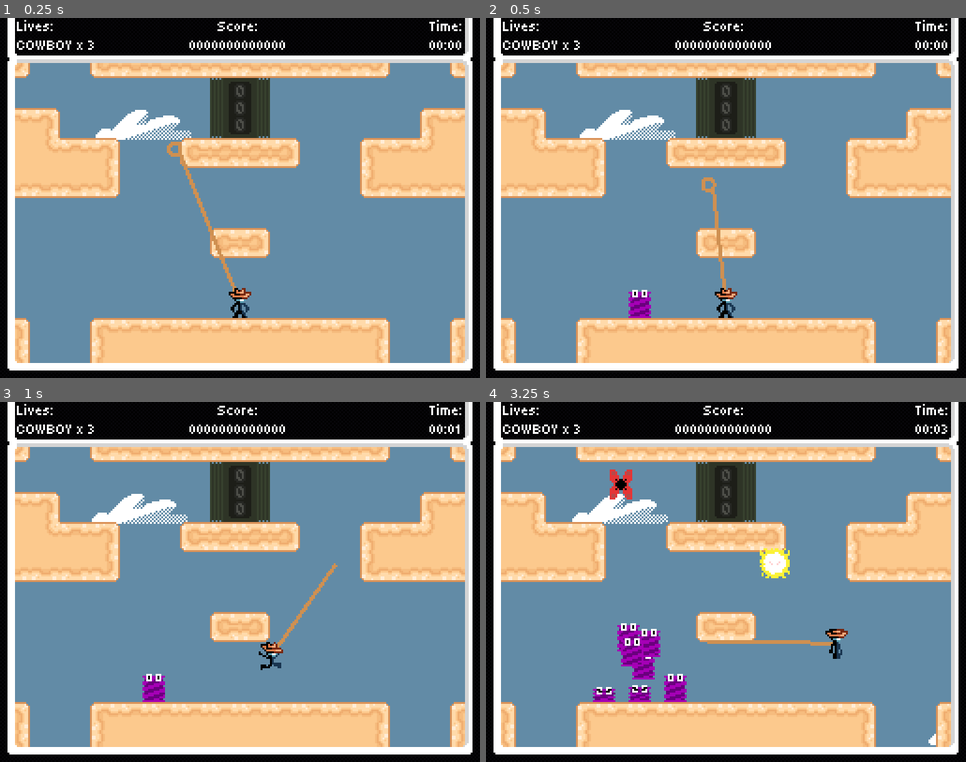
Above: before the commit, frames 1-4 (two rows, left to right).
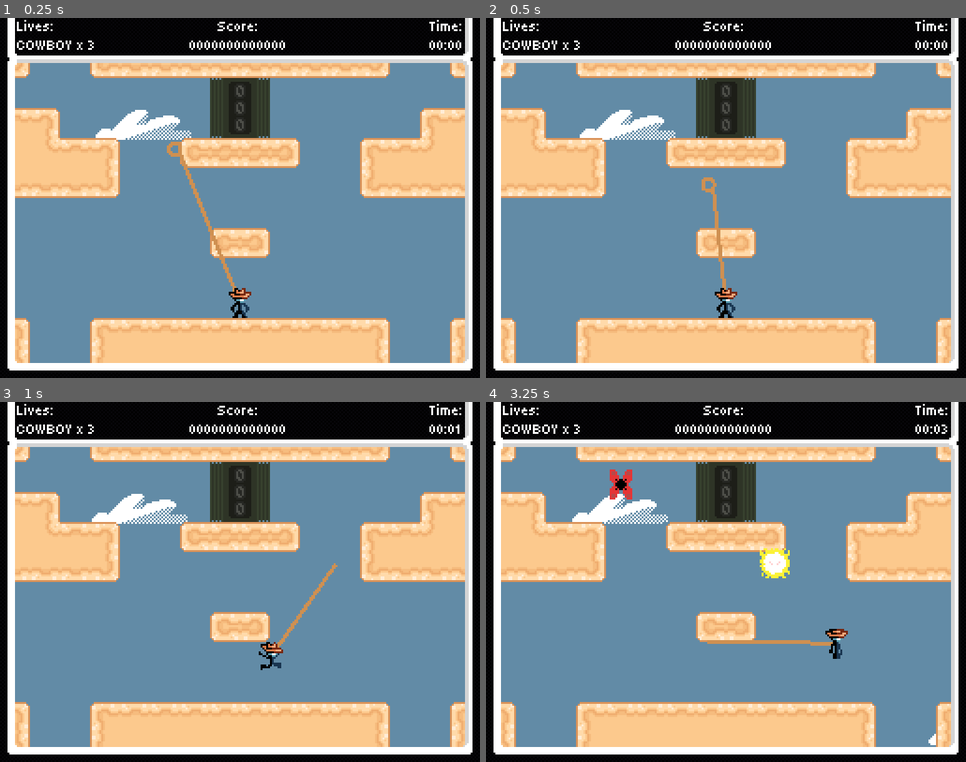
Above: after the commit, the same moments.

Repository: Jcodefox/GMTK-2025
Game: Godot game, scene res://scenes/topscenes/gameplay_topscene.tscn
Two runs of this game, one before a commit and one after it. Both use one fixed random seed, a clock stepped at 60 frames per second and the inputs below.
Inputs (mouse positions are in pixels of both pictures, inside the frame that each line leads up to):
- Up to frame 1 (0.25 s): no input
- Up to frame 2 (0.5 s): no input
- Up to frame 3 (1 s): move the mouse to (345, 564) at 0.52 s; press the mouse at (345, 564) at 0.53 s; hold D (move_right) from 0.53 s (still down); tap Space (move_jump) at 0.77 s
- Up to frame 4 (3.25 s): move the mouse to (630, 600) at 1.27 s; release the mouse at (630, 600) at 1.28 s; click (630, 600) at 1.35 s; tap Space (move_jump) at 1.52, 3.02 s; move the mouse to (774, 502) at 2.02 s; release D (move_right) at 2.03 s; press the mouse at (774, 502) at 2.03 s; hold A (move_left) 2.03-2.78 s; move the mouse to (702, 654) at 2.77 s; release the mouse at (702, 654) at 2.78 s; hold D (move_right) from 2.78 s (still down); click (702, 654) at 2.85 s

Frame 1 is identical in both runs. In frame 2, 0.3% of the frame differs, in the area x 29-35%, y 75-84%; in frame 3, 0.3%; in frame 4, 1.7%, in the area x 22-42%, y 61-84%.

Commit message:
Add even newer slingball visuals

Diff:
--- a/scenes/prefabs/slingball.tscn
+++ b/scenes/prefabs/slingball.tscn
@@ -1,9 +1,9 @@
 [gd_scene load_steps=11 format=3 uid="uid://pg1yt1laqyvb"]
 
 [ext_resource type="Script" uid="uid://c5thodh448n5l" path="res://scripts/prefabs/slingball.gd" id="1_f5sfi"]
-[ext_resource type="Texture2D" uid="uid://b6lrq1ddql3nj" path="res://assets/art/player/placeholder_slingball_large.png" id="2_cwd4i"]
 [ext_resource type="Texture2D" uid="uid://dj2khqypmgpc8" path="res://assets/art/player/slingball_small_1.png" id="2_s7pec"]
-[ext_resource type="Texture2D" uid="uid://d2ra8qcc0ahk4" path="res://assets/art/player/placeholder_slingball_medium.png" id="3_dfl16"]
+[ext_resource type="Texture2D" uid="uid://cjow5nmji2t01" path="res://assets/art/player/slingball_large_still.png" id="2_ywjc4"]
+[ext_resource type="Texture2D" uid="uid://r2s6ir0qi0xu" path="res://assets/art/player/slingball_medium_still.png" id="3_cwd4i"]
 [ext_resource type="Texture2D" uid="uid://bf8f3qgfeat3k" path="res://assets/art/player/slingball_small_2.png" id="3_v1axe"]
 [ext_resource type="Texture2D" uid="uid://ykbfx41naaiv" path="res://assets/art/player/slingball_small_3.png" id="4_ywjc4"]
 [ext_resource type="Texture2D" uid="uid://icqwa07bovkg" path="res://assets/art/player/slingball_small_4.png" id="5_cwd4i"]
@@ -13,7 +13,7 @@
 animations = [{
 "frames": [{
 "duration": 1.0,
-"texture": ExtResource("2_cwd4i")
+"texture": ExtResource("2_ywjc4")
 }],
 "loop": true,
 "name": &"large",
@@ -21,7 +21,7 @@
 }, {
 "frames": [{
 "duration": 1.0,
-"texture": ExtResource("3_dfl16")
+"texture": ExtResource("3_cwd4i")
 }],
 "loop": true,
 "name": &"medium",
@@ -55,7 +55,7 @@
 
 [node name="AnimatedSlingball" type="AnimatedSprite2D" parent="."]
 sprite_frames = SubResource("SpriteFrames_dfl16")
-animation = &"small"
+animation = &"medium"
 autoplay = "small"
 
 [node name="StillSlingball" type="Sprite2D" parent="."]
--- a/scenes/topscenes/gameplay_topscene.tscn
+++ b/scenes/topscenes/gameplay_topscene.tscn
@@ -6,10 +6,9 @@
 [ext_resource type="TileSet" uid="uid://cl63qdxuqflth" path="res://assets/art/terrain/main_tile_set.tres" id="3_u55sw"]
 [ext_resource type="Texture2D" uid="uid://bwx4duhuh37jy" path="res://assets/art/terrain/cloud 1.png" id="5_emnkm"]
 [ext_resource type="Texture2D" uid="uid://cwak838kpjbeg" path="res://assets/art/terrain/cloud 2.png" id="6_ed28v"]
-[ext_resource type="Script" uid="uid://cbsnpfn5tcbcj" path="res://scripts/prefabs/cloud.gd" id="6_rfs2g"]
+[ext_resource type="Script" path="res://scripts/prefabs/cloud.gd" id="6_rfs2g"]
 [ext_resource type="PackedScene" uid="uid://c7sqyqehhxymg" path="res://scenes/prefabs/game_over_screen.tscn" id="7_d18oc"]
 [ext_resource type="PackedScene" uid="uid://ni48dlph7c7c" path="res://scenes/prefabs/enemy_spawner.tscn" id="9_d18oc"]
-[ext_resource type="PackedScene" uid="uid://dtvjbmxdirq5p" path="res://scenes/prefabs/enemies/sproing.tscn" id="10_d18oc"]
 
 [node name="GameplayTopscene" type="Node2D"]
 
@@ -71,27 +70,3 @@
 [node name="EnemySpawner2" parent="." node_paths=PackedStringArray("enemy_holder_node") instance=ExtResource("9_d18oc")]
 position = Vector2(144, 48)
 enemy_holder_node = NodePath("../Enemies")
-
-[node name="Sproing" parent="." instance=ExtResource("10_d18oc")]
-position = Vector2(82, 151)
-
-[node name="Sproing2" parent="." instance=ExtResource("10_d18oc")]
-position = Vector2(82, 151)
-
-[node name="Sproing3" parent="." instance=ExtResource("10_d18oc")]
-position = Vector2(82, 151)
-
-[node name="Sproing4" parent="." instance=ExtResource("10_d18oc")]
-position = Vector2(82, 151)
-
-[node name="Sproing5" parent="." instance=ExtResource("10_d18oc")]
-position = Vector2(82, 151)
-
-[node name="Sproing6" parent="." instance=ExtResource("10_d18oc")]
-position = Vector2(82, 151)
-
-[node name="Sproing7" parent="." instance=ExtResource("10_d18oc")]
-position = Vector2(82, 151)
-
-[node name="Sproing8" parent="." instance=ExtResource("10_d18oc")]
-position = Vector2(82, 151)
Not shown: 1 places in scenes/topscenes/gameplay_topscene.tscn that only renumber resources
